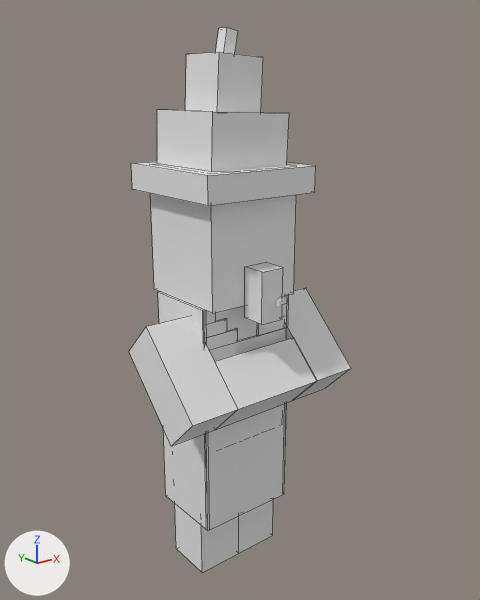
An edit to the Blender file villager witch/witch.blend, drawn before and after from the same camera.
Both versions are drawn from a 50 mm camera at (-6.21, -8.2, 7.84) aimed at (0.17, -0.22, 4.65). Every picture has the same lights, and +X, +Y and +Z are marked at lower left. Mesh edges are drawn as thin lines on the coarser meshes.

The scene before the commit, as lines of its bpy script (objects in view):
```python
ob_cube_002 = bpy.data.objects.new('Cube.002', me_cube_002)
ob_cube_002.location = (-0.4, 0.0, 1.21)
ob_cube_002.scale = (0.4, 0.4, 1.2)
ob_cube_008 = bpy.data.objects.new('Cube.008', me_cube_008)
ob_cube_008.location = (0.01, -0.61, 2.57)
ob_cube_008.scale = (0.84, 0.021, 1.57)
ob_cube_010 = bpy.data.objects.new('Cube.010', me_cube_010)
ob_cube_010.location = (0.84, 0.0, 2.89)
ob_cube_010.rotation_euler = (0.0, 0.0, -1.571)  # degrees (0, 0, -90)
ob_cube_010.scale = (0.63, 0.021, 1.89)
ob_cube_011 = bpy.data.objects.new('Cube.011', me_cube_011)
ob_cube_011.location = (-0.51, -0.61, 4.25)
ob_cube_011.scale = (0.315, 0.021, 0.105)
ob_cube_012 = bpy.data.objects.new('Cube.012', me_cube_012)
ob_cube_012.location = (-0.62, -0.61, 4.46)
ob_cube_012.scale = (0.21, 0.021, 0.105)
ob_cube_013 = bpy.data.objects.new('Cube.013', me_cube_013)
ob_cube_013.location = (-0.72, -0.61, 4.66)
ob_cube_013.scale = (0.105, 0.021, 0.105)
ob_cube_014 = bpy.data.objects.new('Cube.014', me_cube_018)
ob_cube_014.location = (0.75, -0.61, 4.66)
ob_cube_014.rotation_euler = (0.0, 0.0, -3.142)  # degrees (0, 0, -180)
ob_cube_014.scale = (0.105, 0.021, 0.105)
ob_cube_015 = bpy.data.objects.new('Cube.015', me_cube_019)
ob_cube_015.location = (0.64, -0.61, 4.46)
ob_cube_015.rotation_euler = (0.0, 0.0, -3.142)  # degrees (0, 0, -180)
ob_cube_015.scale = (0.21, 0.021, 0.105)
ob_cube_016 = bpy.data.objects.new('Cube.016', me_cube_020)
ob_cube_016.location = (0.54, -0.61, 4.25)
ob_cube_016.rotation_euler = (0.0, 0.0, -3.142)  # degrees (0, 0, -180)
ob_cube_016.scale = (0.315, 0.021, 0.105)
# also in view: 'Cube.021' at (0.04, 0.0, 7.94); 'Cube.001' at (0.0, -1.0, 4.97); 'Cube.005' at (0.0, -0.83, 3.47); 'Cube.009' at (-0.81, 0.0, 2.89); 'Cube.003' at (0.0, 0.0, 3.57)
```
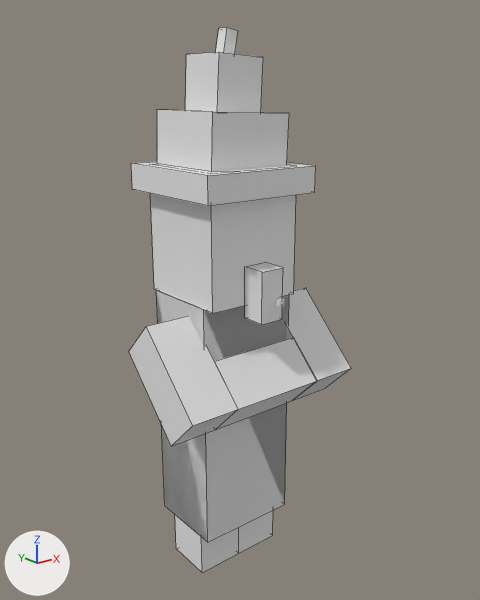
Where the newer file only moved an object's origin or applied its transform, the numbers keep the older frame.

Pixel boxes [x1, y1, x2, y2] of what changed, in the pictures (480 x 600 px):
'Cube.008', reshaped (64% wider, 24% taller)
    before: [206, 328, 286, 530]
    after: [157, 290, 289, 541]
'Cube.009', moved, rescaled, turned
    before: [158, 291, 208, 531]
    after: [156, 291, 289, 542]
'Cube.011', deleted
    before: [205, 329, 238, 350]
'Cube.016', deleted
    before: [257, 316, 288, 336]
'Cube.012', deleted
    before: [204, 318, 227, 338]
'Cube.013', deleted
    before: [204, 311, 216, 325]
'Cube.015', deleted
    before: [282, 303, 289, 317]
'Cube.014', deleted
    before: [282, 295, 289, 304]
'Cube.010', deleted
    before: [284, 304, 289, 490]

What changed in the scene script:
```text
Change me_cube_008:
    used by ob_cube_008; location = (0.01, -0.61, 2.57); scale = (0.84, 0.021, 1.57)
    remove me_cube_008.from_pydata(...)  # 8 vertices, 6 faces; spans x -1.0..1.0, y -1.0..1.0, z -1.0..1.0
    add me_cube_008.from_pydata(...)  # 8 vertices, 6 faces; spans x -1.03..1.0, y -1.93..59.97, z -1.13..1.41
    me_cube_008 part 1: the whole mesh is rebuilt
Remove ob_cube_016:
    ob_cube_016 = bpy.data.objects.new('Cube.016', me_cube_020)
    ob_cube_016.location = (0.54, -0.61, 4.25)
    ob_cube_016.rotation_euler = (0.0, 0.0, -3.142)  # degrees (0, 0, -180)
    ob_cube_016.scale = (0.315, 0.021, 0.105)
Remove ob_cube_015:
    ob_cube_015 = bpy.data.objects.new('Cube.015', me_cube_019)
    ob_cube_015.location = (0.64, -0.61, 4.46)
    ob_cube_015.rotation_euler = (0.0, 0.0, -3.142)  # degrees (0, 0, -180)
    ob_cube_015.scale = (0.21, 0.021, 0.105)
Remove ob_cube_014:
    ob_cube_014 = bpy.data.objects.new('Cube.014', me_cube_018)
    ob_cube_014.location = (0.75, -0.61, 4.66)
    ob_cube_014.rotation_euler = (0.0, 0.0, -3.142)  # degrees (0, 0, -180)
    ob_cube_014.scale = (0.105, 0.021, 0.105)
Remove ob_cube_013:
    ob_cube_013 = bpy.data.objects.new('Cube.013', me_cube_013)
    ob_cube_013.location = (-0.72, -0.61, 4.66)
    ob_cube_013.scale = (0.105, 0.021, 0.105)
Remove ob_cube_012:
    ob_cube_012 = bpy.data.objects.new('Cube.012', me_cube_012)
    ob_cube_012.location = (-0.62, -0.61, 4.46)
    ob_cube_012.scale = (0.21, 0.021, 0.105)
Remove ob_cube_011:
    ob_cube_011 = bpy.data.objects.new('Cube.011', me_cube_011)
    ob_cube_011.location = (-0.51, -0.61, 4.25)
    ob_cube_011.scale = (0.315, 0.021, 0.105)
Remove ob_cube_010:
    ob_cube_010 = bpy.data.objects.new('Cube.010', me_cube_010)
    ob_cube_010.location = (0.84, 0.0, 2.89)
    ob_cube_010.rotation_euler = (0.0, 0.0, -1.571)  # degrees (0, 0, -90)
    ob_cube_010.scale = (0.63, 0.021, 1.89)
Change ob_cube_009:
    ob_cube_009.rotation_euler: (0.0, 0.0, -1.571) -> (0.0, 0.0, 0.0)  # degrees (0, 0, -90) -> degrees (0, 0, 0)
    ob_cube_009.location: (-0.81, 0.0, 2.89) -> (0.0, 0.0, 2.79)
    ob_cube_009.scale: (0.63, 0.021, 1.89) -> (0.85, 0.65, 2.0)
```
